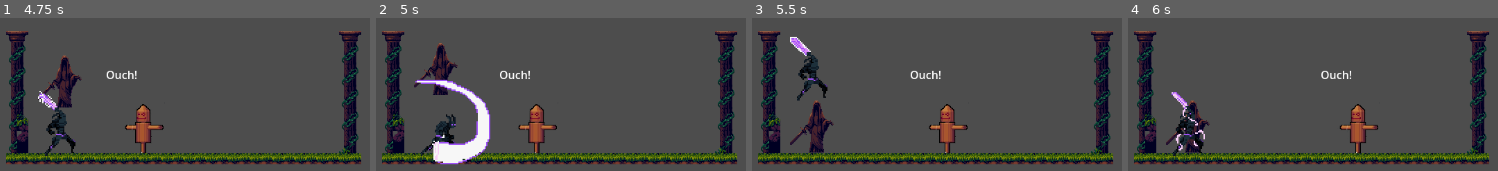
Above: before the commit, frames 1-4 (left to right).
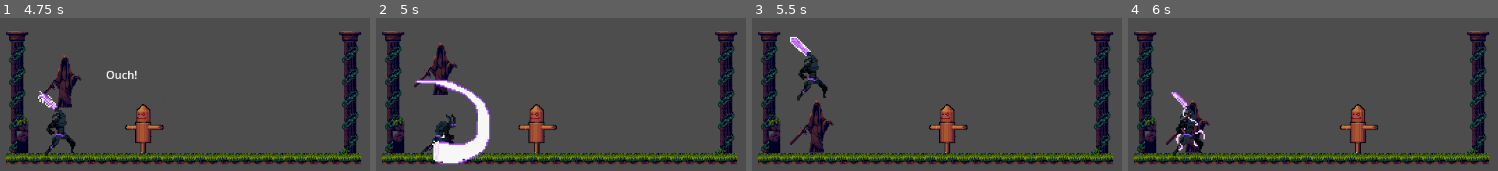
Above: after the commit, the same moments.

Repository: pablopenna/godot_learning
Game: Godot game, scene res://projects/player/scenes/main.tscn
Same seed, same stepped clock (60 frames per second), same inputs: the game is played once before the commit and once after it. This scene is started directly instead of the project's main scene.
Inputs:
- Up to frame 1 (4.75 s): tap Enter (ui_accept) at 0.5 s; hold Shift (dash) 0.53-1.28 s; hold D (move_right) 0.53-2.03 s; tap Space (jump) at 0.77, 1.52, 3.02, 3.77, 4.52 s; tap Shift (dash) at 1.35, 2.85, 4.35 s; hold A (move_left) 2.03-2.78 s; hold Shift (dash) 2.03-2.78 s; hold D (move_right) 2.78-4.28 s; hold Shift (dash) 3.53-4.28 s; hold A (move_left) from 4.28 s (still down)
- Up to frame 2 (5 s): keep holding A (move_left)
- Up to frame 3 (5.5 s): release A (move_left) at 5.03 s; hold D (move_right) from 5.03 s (still down); hold Shift (dash) from 5.03 s (still down)
- Up to frame 4 (6 s): release D (move_right) at 5.78 s; release Shift (dash) at 5.78 s; hold A (move_left) from 5.78 s (still down); tap Shift (dash) at 5.85 s

Frame 1 is identical in both runs. In frame 2, 0.3% of the frame differs, in the area x 33-42%, y 34-40%; in frame 3, 0.2%; in frame 4, 0.2%.

Commit message:
Move FacingDirection enum to autoload script

Diff:
--- /dev/null
+++ b/common/utils/facing_direction.gd
@@ -0,0 +1,9 @@
+extends Node
+
+enum FacingDirection {LEFT=-1, RIGHT=1}
+
+func getFacingDirectionFromVelocity(velocity: Vector2, defaultWhenVelocityIsZero: FacingDirection):
+	if velocity.x != 0:
+		return FacingDirection.LEFT if velocity.x < 0 else FacingDirection.RIGHT
+	else:
+		return defaultWhenVelocityIsZero
--- a/project.godot
+++ b/project.godot
@@ -14,6 +14,10 @@
 run/main_scene="res://projects/main_menu/scenes/main_menu.tscn"
 config/features=PackedStringArray("4.2", "Forward Plus")
 config/icon="res://icon.svg"
+
+[autoload]
+
+FacingDirectionUtils="*res://common/utils/facing_direction.gd"
 
 [input]
 
--- a/projects/player/scripts/Hurtbox.gd
+++ b/projects/player/scripts/Hurtbox.gd
@@ -15,7 +15,7 @@
 	emit_signal("damaged")
 	$RichTextLabel.text = "Ouch!"
 	print("ouch")
-	await get_tree().create_timer(2).timeout
+	await get_tree().create_timer(0.5).timeout
 	$RichTextLabel.text = ""
 
 func _on_area_entered(area):
--- a/projects/player/scripts/player.gd
+++ b/projects/player/scripts/player.gd
@@ -8,6 +8,7 @@
 var gravity = ProjectSettings.get_setting("physics/2d/default_gravity")
 
 @export var invocationScene: PackedScene
+var facing_direction = FacingDirectionUtils.FacingDirection.RIGHT
 
 func _physics_process(delta):
 	# Add the gravity.
@@ -21,6 +22,8 @@
 	if Input.is_action_just_pressed("dash"):
 		var invocation: Node2D = invocationScene.instantiate()
 		invocation.position = position
+		if facing_direction == FacingDirectionUtils.FacingDirection.LEFT:
+			invocation.scale.x = -1
 		get_tree().get_root().add_child(invocation)
 
 	# Get the input direction and handle the movement/deceleration.
@@ -31,4 +34,7 @@
 	else:
 		velocity.x = move_toward(velocity.x, 0, SPEED)
 
+	# Update facing direction
+	facing_direction = FacingDirectionUtils.getFacingDirectionFromVelocity(velocity, facing_direction)
+
 	move_and_slide()
--- a/projects/state_machine/scripts/Entity.gd
+++ b/projects/state_machine/scripts/Entity.gd
@@ -1,7 +1,6 @@
 class_name Entity extends CharacterBody2D
 
-enum FacingDirection {LEFT=-1, RIGHT=1}
-@onready var facing_direction: FacingDirection = FacingDirection.RIGHT
+@onready var facing_direction = FacingDirectionUtils.FacingDirection.RIGHT
 
 # Called when the node enters the scene tree for the first time.
 func _ready():
@@ -17,6 +16,4 @@
 	pass
 
 func _update_facing_direction():
-	var last_motion_direction = velocity
-	if last_motion_direction.x != 0:
-		facing_direction = FacingDirection.RIGHT if last_motion_direction.x > 0 else FacingDirection.LEFT
+	facing_direction = FacingDirectionUtils.getFacingDirectionFromVelocity(velocity, facing_direction)
Not shown, changed: NOTES.md
